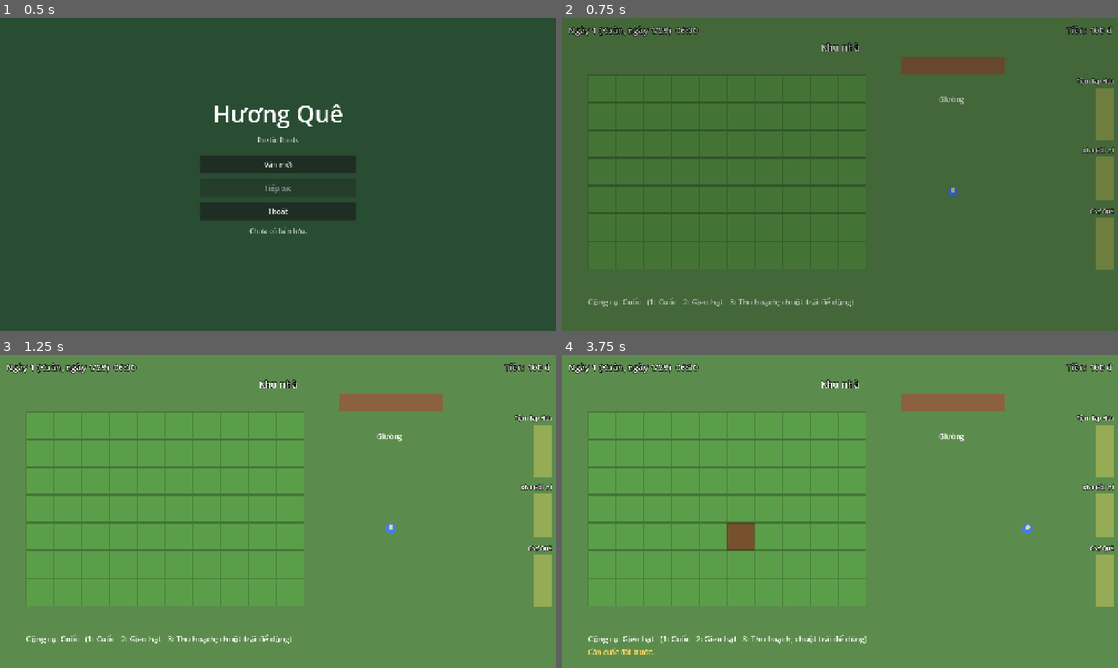
Above: before the commit, frames 1-4 (two rows, left to right).
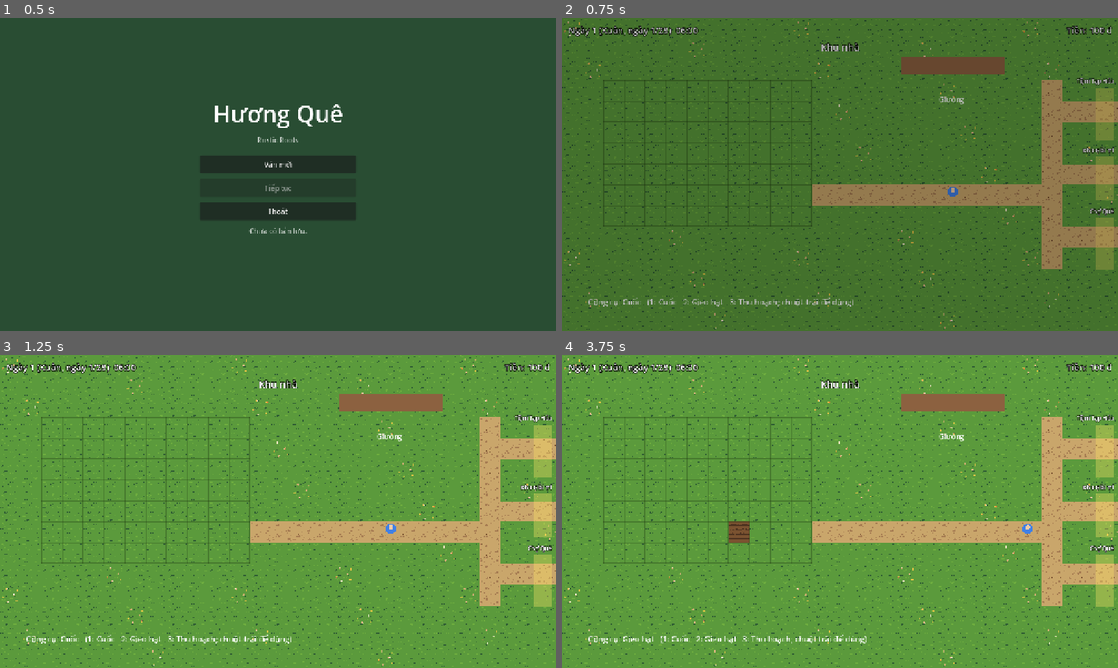
Above: after the commit, the same moments.

Repository: tmtgreen1008/Ngoi_Lang_Nho
Game: Godot game, scene res://main.tscn
Same seed, same stepped clock (60 frames per second), same inputs: the game is played once before the commit and once after it.
Inputs (mouse positions are in pixels of both pictures, inside the frame that each line leads up to):
- Up to frame 1 (0.5 s): no input
- Up to frame 2 (0.75 s): click "Ván mới" at 0.5 s
- Up to frame 3 (1.25 s): no input
- Up to frame 4 (3.75 s): tap Enter at 1.25, 2.75 s; move the mouse to (962, 495) at 1.27 s; hold D (move_right) 1.28-2 s; hold E (interact) 1.28-2 s; click (962, 495) at 1.42 s; tap Space at 1.52, 2, 3.5 s; drag from (728, 527) to (1106, 452) at 2.02 s; move the mouse to (895, 442) at 2.77 s; hold D (move_right) 2.78-3.5 s; tap 2 at 2.85 s; drag from (812, 574) to (1106, 580) at 3.52 s

Frame 1 is identical in both runs. In frame 2, 16% of the frame differs, in the area x 0-100%, y 0-100%; in frame 3, 16%; in frame 4, 16%.

Commit message:
feat: noi nen dat that (o 48px) vao bon map va manh vuon
TerrainTiles nap sheet 8 o, MapBase lat nen theo tung map (co/hoa/duong dat o nha,
san go, nen cho, san ca-ro), FarmView dung o that, luoi mo danh dau vung canh tac.
Them tools/slice_sheet.gd (cat, thu nho, quy ve bang mau, xoa nen hong tim),
test_terrain, anh chup, cap nhat tai lieu.

Co-Authored-By: Claude Sonnet 5.5 <noreply@anthropic.com>

Diff:
--- a/components/farming/farm_view.gd
+++ b/components/farming/farm_view.gd
@@ -1,23 +1,25 @@
 class_name FarmView
 extends Node2D
-## Vẽ FarmField bằng hai TileMapLayer: lớp đất (cỏ/đất cuốc) và lớp cây (3 giai đoạn).
+## Vẽ FarmField bằng hai TileMapLayer: lớp đất (cỏ/đất cuốc, lấy từ TerrainTiles) và lớp
+## cây (3 giai đoạn), cộng một lưới mờ đánh dấu vùng canh tác.
 ##
 ## Chỉ đọc dữ liệu từ FarmField và nghe plot_changed; không sửa trạng thái vườn.
-## Tileset hiện được tạo bằng code (ô màu tạm) để chạy được khi chưa có art;
-## khi có art, thay [method _build_tile_set] bằng TileSet .tres thật.
+## Ô đất dùng ảnh thật; ô cây vẫn là khối màu tạm (tạo bằng code) cho tới khi có ảnh
+## cây lúa (xem docs/ASSET_PROMPTS.md, mục 2).
 
-const TILE_SIZE: int = 32
-const TILE_GRASS := Vector2i(0, 0)
-const TILE_SOIL := Vector2i(1, 0)
-const TILE_SEEDLING := Vector2i(2, 0)
-const TILE_GROWING := Vector2i(3, 0)
-const TILE_RIPE := Vector2i(4, 0)
-const SOURCE_ID: int = 0
+const TILE_SIZE: int = TerrainTiles.TILE_SIZE
+## Nguồn 0 = nền đất thật; nguồn 1 = cây tạm.
+const TERRAIN_SOURCE: int = 0
+const CROP_SOURCE: int = 1
+const CROP_SEEDLING := Vector2i(0, 0)
+const CROP_GROWING := Vector2i(1, 0)
+const CROP_RIPE := Vector2i(2, 0)
 
 var field: FarmField
 
 var _ground: TileMapLayer
 var _crops: TileMapLayer
+var _grid: Node2D
 
 
 func _init() -> void:
@@ -28,6 +30,10 @@
 	_crops = TileMapLayer.new()
 	_crops.tile_set = tile_set
 	add_child(_crops)
+	# Lưới vẽ sau cùng để nằm trên đất và cây.
+	_grid = Node2D.new()
+	_grid.draw.connect(_draw_grid)
+	add_child(_grid)
 
 
 ## Gắn view với [param farm_field] và vẽ toàn bộ vườn.
@@ -37,6 +43,7 @@
 	for x: int in range(field.field_area.position.x, field.field_area.end.x):
 		for y: int in range(field.field_area.position.y, field.field_area.end.y):
 			_refresh_cell(Vector2i(x, y))
+	_grid.queue_redraw()
 
 
 ## Đổi toạ độ màn hình/thế giới sang ô lưới (tính cả vị trí và scale của view).
@@ -49,9 +56,10 @@
 		return
 	var plot: FarmPlot = field.get_plot(cell)
 	var tilled: bool = plot != null and plot.is_tilled
-	_ground.set_cell(cell, SOURCE_ID, TILE_SOIL if tilled else TILE_GRASS)
+	var tile: TerrainTiles.Tile = TerrainTiles.Tile.SOIL if tilled else TerrainTiles.Tile.GRASS
+	_ground.set_cell(cell, TERRAIN_SOURCE, TerrainTiles.atlas_coords(tile))
 	if plot != null and plot.is_planted():
-		_crops.set_cell(cell, SOURCE_ID, _stage_tile(plot))
+		_crops.set_cell(cell, CROP_SOURCE, _stage_tile(plot))
 	else:
 		_crops.erase_cell(cell)
 
@@ -59,38 +67,48 @@
 ## Chọn ô cây theo tiến độ: chín, đã nửa đường, hoặc mới nảy mầm.
 func _stage_tile(plot: FarmPlot) -> Vector2i:
 	if plot.is_ripe():
-		return TILE_RIPE
+		return CROP_RIPE
 	var ratio: float = plot.days_grown / float(plot.crop.grow_days)
-	return TILE_GROWING if ratio >= 0.5 else TILE_SEEDLING
+	return CROP_GROWING if ratio >= 0.5 else CROP_SEEDLING
+
+
+## Lưới mờ quanh từng ô canh tác, để thấy được ranh giới mảnh vườn trên nền cỏ.
+func _draw_grid() -> void:
+	if field == null:
+		return
+	var area: Rect2i = field.field_area
+	var line_color := Color(0.1, 0.18, 0.05, 0.3)
+	for x: int in range(area.position.x, area.end.x + 1):
+		_grid.draw_line(Vector2(x * TILE_SIZE, area.position.y * TILE_SIZE), Vector2(x * TILE_SIZE, area.end.y * TILE_SIZE), line_color)
+	for y: int in range(area.position.y, area.end.y + 1):
+		_grid.draw_line(Vector2(area.position.x * TILE_SIZE, y * TILE_SIZE), Vector2(area.end.x * TILE_SIZE, y * TILE_SIZE), line_color)
 
 
 static func _build_tile_set() -> TileSet:
-	var image: Image = Image.create(TILE_SIZE * 5, TILE_SIZE, false, Image.FORMAT_RGBA8)
-	_paint_ground(image, 0, Color(0.36, 0.62, 0.29))  # cỏ
-	_paint_ground(image, 1, Color(0.47, 0.32, 0.18))  # đất cuốc
-	_paint_crop(image, 2, Color(0.45, 0.78, 0.30), 6, 8)  # mầm
-	_paint_crop(image, 3, Color(0.35, 0.72, 0.25), 12, 16)  # đang lớn
-	_paint_crop(image, 4, Color(0.95, 0.80, 0.25), 18, 22)  # chín (vàng)
+	var tile_set := TileSet.new()
+	tile_set.tile_size = Vector2i(TILE_SIZE, TILE_SIZE)
+	tile_set.add_source(TerrainTiles.create_atlas_source(), TERRAIN_SOURCE)
+	tile_set.add_source(_build_crop_source(), CROP_SOURCE)
+	return tile_set
 
+
+## Ba ô cây tạm (mầm, đang lớn, chín) vẽ bằng khối màu trên nền trong suốt.
+static func _build_crop_source() -> TileSetAtlasSource:
+	var image: Image = Image.create(TILE_SIZE * 3, TILE_SIZE, false, Image.FORMAT_RGBA8)
+	_paint_crop(image, 0, Color(0.44, 0.68, 0.25), 8, 12)
+	_paint_crop(image, 1, Color(0.36, 0.6, 0.24), 18, 24)
+	_paint_crop(image, 2, Color(0.91, 0.77, 0.28), 26, 34)
 	var source := TileSetAtlasSource.new()
 	source.texture = ImageTexture.create_from_image(image)
 	source.texture_region_size = Vector2i(TILE_SIZE, TILE_SIZE)
-	for i: int in 5:
+	for i: int in 3:
 		source.create_tile(Vector2i(i, 0))
-	var tile_set := TileSet.new()
-	tile_set.tile_size = Vector2i(TILE_SIZE, TILE_SIZE)
-	tile_set.add_source(source, SOURCE_ID)
-	return tile_set
-
-
-static func _paint_ground(image: Image, index: int, color: Color) -> void:
-	var origin := Vector2i(index * TILE_SIZE, 0)
-	image.fill_rect(Rect2i(origin, Vector2i(TILE_SIZE, TILE_SIZE)), color.darkened(0.25))
-	image.fill_rect(Rect2i(origin + Vector2i(1, 1), Vector2i(TILE_SIZE - 2, TILE_SIZE - 2)), color)
+	return source
 
 
 ## Vẽ cây là thân thẳng đứng cao [param height] px, rộng [param width] px.
 static func _paint_crop(image: Image, index: int, color: Color, width: int, height: int) -> void:
 	var origin := Vector2i(index * TILE_SIZE, 0)
-	var stem := Vector2i(origin.x + (TILE_SIZE - width) / 2, origin.y + TILE_SIZE - 4 - height)
+	var stem := Vector2i(origin.x + (TILE_SIZE - width) / 2, origin.y + TILE_SIZE - 6 - height)
 	image.fill_rect(Rect2i(stem, Vector2i(width, height)), color)
+	image.fill_rect(Rect2i(stem, Vector2i(width, 2)), color.lightened(0.25))
--- /dev/null
+++ b/core/terrain_tiles.gd
@@ -0,0 +1,53 @@
+class_name TerrainTiles
+extends RefCounted
+## Sheet nền đất (assets/art/tiles/terrain_tiles.png): 8 ô 48x48, lưới 4 cột x 2 hàng.
+## Dùng chung cho nền các map (MapBase) và mảnh vườn (FarmView).
+##
+## Thứ tự ô trong ảnh trùng với [enum Tile]; đổi ảnh thì giữ nguyên thứ tự này
+## (xem docs/ASSET_PROMPTS.md, mục 1).
+
+## Cạnh ô vuông (pixel). Mọi bản đồ và vườn lát theo lưới này.
+const TILE_SIZE: int = 48
+const COLUMNS: int = 4
+const TEXTURE_PATH: String = "res://assets/art/tiles/terrain_tiles.png"
+
+enum Tile {
+	GRASS,
+	GRASS_FLOWERS,
+	PATH,
+	SOIL,
+	WOOD_FLOOR,
+	MARKET_GROUND,
+	CAFE_FLOOR,
+	WATER,
+}
+
+static var _texture: Texture2D
+
+
+## Ảnh sheet (nạp một lần).
+static func get_texture() -> Texture2D:
+	if _texture == null:
+		_texture = load(TEXTURE_PATH) as Texture2D
+	return _texture
+
+
+## Toạ độ (cột, hàng) của [param tile] trong sheet.
+static func atlas_coords(tile: Tile) -> Vector2i:
+	return Vector2i(tile % COLUMNS, tile / COLUMNS)
+
+
+## Vùng chữ nhật của [param tile] trong ảnh sheet (pixel).
+static func source_rect(tile: Tile) -> Rect2:
+	var coords: Vector2i = atlas_coords(tile)
+	return Rect2(coords.x * TILE_SIZE, coords.y * TILE_SIZE, TILE_SIZE, TILE_SIZE)
+
+
+## Nguồn atlas cho TileSet với đủ 8 ô.
+static func create_atlas_source() -> TileSetAtlasSource:
+	var source := TileSetAtlasSource.new()
+	source.texture = get_texture()
+	source.texture_region_size = Vector2i(TILE_SIZE, TILE_SIZE)
+	for tile: int in Tile.size():
+		source.create_tile(atlas_coords(tile as Tile))
+	return source
--- a/maps/entertainment/entertainment.tscn
+++ b/maps/entertainment/entertainment.tscn
@@ -6,3 +6,4 @@
 script = ExtResource("1_s")
 map_title = "Khu Giải trí"
 background_color = Color(0.2, 0.2, 0.32, 1)
+floor_tile = 6
--- a/maps/grocery_store/grocery_store.tscn
+++ b/maps/grocery_store/grocery_store.tscn
@@ -6,3 +6,4 @@
 script = ExtResource("1_s")
 map_title = "Tiệm Tạp Hóa"
 background_color = Color(0.62, 0.5, 0.36, 1)
+floor_tile = 4
--- a/maps/home/home.gd
+++ b/maps/home/home.gd
@@ -30,8 +30,8 @@
 	field.name = "FarmField"
 	add_child(field)
 	view = FarmView.new()
-	view.position = Vector2(60, 130)
-	view.scale = Vector2(2, 2)
+	# Căn theo lưới ô 48px (cột 2, hàng 3) để các ô vườn khớp với ô nền, không phóng to để pixel không méo.
+	view.position = Vector2(2, 3) * TerrainTiles.TILE_SIZE
 	add_child(view)
 	view.setup(field)
 
@@ -47,6 +47,23 @@
 	controller.tool_changed.connect(func(_t: FarmToolController.Tool) -> void: _update_status())
 	controller.feedback.connect(func(text: String) -> void: _feedback_label.text = text)
 	_update_status()
+
+
+## Nền khu nhà: cỏ rải hoa, cùng con đường đất nối chỗ xuất hiện với ba lối ra phía đông.
+func _tile_for_cell(cell: Vector2i) -> TerrainTiles.Tile:
+	if _is_path_cell(cell):
+		return TerrainTiles.Tile.PATH
+	# Hoa mọc rải rác, vị trí cố định theo ô (không ngẫu nhiên mỗi lần vẽ).
+	if (cell.x * 7 + cell.y * 13) % 11 == 0:
+		return TerrainTiles.Tile.GRASS_FLOWERS
+	return TerrainTiles.Tile.GRASS
+
+
+func _is_path_cell(cell: Vector2i) -> bool:
+	var on_trunk: bool = cell.x == 23 and cell.y >= 3 and cell.y <= 11  # dọc theo cột các lối ra
+	var on_branch: bool = cell.x >= 23 and cell.y in [4, 7, 10]  # ba nhánh ra mép phải
+	var on_main: bool = cell.y == 8 and cell.x >= 12 and cell.x <= 23  # từ vườn tới ngã ba
+	return on_trunk or on_branch or on_main
 
 
 func _unhandled_input(event: InputEvent) -> void:
--- a/maps/map_base.gd
+++ b/maps/map_base.gd
@@ -9,6 +9,8 @@
 
 @export var map_title: String = ""
 @export var background_color: Color = Color(0.36, 0.55, 0.3)
+## Loại nền lát khắp map (xem TerrainTiles.Tile).
+@export var floor_tile: TerrainTiles.Tile = TerrainTiles.Tile.GRASS
 
 
 func _ready() -> void:
@@ -32,7 +34,26 @@
 
 
 func _draw() -> void:
+	# Màu nền làm dự phòng, rồi lát từng ô nền đất lên trên (ô cuối hàng/cột bị cắt cho vừa màn hình).
 	draw_rect(Rect2(Vector2.ZERO, WORLD_SIZE), background_color)
+	var texture: Texture2D = TerrainTiles.get_texture()
+	if texture == null:
+		return
+	var size: int = TerrainTiles.TILE_SIZE
+	var world_rect := Rect2(Vector2.ZERO, WORLD_SIZE)
+	for cell_y: int in ceili(WORLD_SIZE.y / size):
+		for cell_x: int in ceili(WORLD_SIZE.x / size):
+			var cell := Vector2i(cell_x, cell_y)
+			var destination: Rect2 = Rect2(cell_x * size, cell_y * size, size, size).intersection(world_rect)
+			var source: Rect2 = TerrainTiles.source_rect(_tile_for_cell(cell))
+			source.size = destination.size
+			draw_texture_rect_region(texture, destination, source)
+
+
+## Loại ô nền tại [param cell] (toạ độ ô lưới). Mặc định cả map một loại nền [member floor_tile];
+## map cụ thể ghi đè để thêm đường đi, hoa cỏ...
+func _tile_for_cell(_cell: Vector2i) -> TerrainTiles.Tile:
+	return floor_tile
 
 
 ## Đặt một điểm xuất hiện của Player.
--- a/maps/morning_market/morning_market.tscn
+++ b/maps/morning_market/morning_market.tscn
@@ -6,3 +6,4 @@
 script = ExtResource("1_s")
 map_title = "Chợ Quê"
 background_color = Color(0.5, 0.58, 0.38, 1)
+floor_tile = 5
--- /dev/null
+++ b/tests/test_terrain.gd
@@ -0,0 +1,66 @@
+extends "res://tests/test_base.gd"
+## Nền đất thật: sheet ô 48x48, tileset của vườn, lát nền bốn map, đổi toạ độ chuột sang ô vườn.
+## Có chụp ảnh từng map để xem bằng mắt.
+
+
+func run() -> void:
+	var sm: Node = root.get_node("SceneManager")
+	var tm: Node = root.get_node("TimeManager")
+
+	# --- sheet và quy ước ô ---
+	var texture: Texture2D = load("res://assets/art/tiles/terrain_tiles.png")
+	check("sheet nền đất là 192x96 (lưới 4x2, ô 48)", texture != null and texture.get_size() == Vector2(192, 96))
+	var terrain: GDScript = load("res://core/terrain_tiles.gd")
+	check("cạnh ô là 48", terrain.TILE_SIZE == 48)
+	check("thứ tự ô: cỏ ở (0,0), nước ở (3,1)", terrain.atlas_coords(terrain.Tile.GRASS) == Vector2i(0, 0) and terrain.atlas_coords(terrain.Tile.WATER) == Vector2i(3, 1))
+	check("vùng nguồn của sàn gỗ", terrain.source_rect(terrain.Tile.WOOD_FLOOR) == Rect2(0, 48, 48, 48))
+	var source: TileSetAtlasSource = terrain.create_atlas_source()
+	check("atlas có đủ 8 ô", source.get_tiles_count() == 8)
+
+	# --- vào game, kiểm tra từng map ---
+	var main: Node = await start_game()
+	tm.pause()
+	var player: Node = main.player
+	var home: Node = sm.current_map
+	check("map nhà lát cỏ (floor_tile = GRASS)", home.floor_tile == terrain.Tile.GRASS)
+	check("nhà: ô xa đường là cỏ, có ô cỏ hoa", home._tile_for_cell(Vector2i(1, 0)) == terrain.Tile.GRASS and home._tile_for_cell(Vector2i(0, 0)) == terrain.Tile.GRASS_FLOWERS)
+	check("nhà: đường đất nối spawn (18,8) với lối ra phía đông", home._tile_for_cell(Vector2i(18, 8)) == terrain.Tile.PATH and home._tile_for_cell(Vector2i(25, 4)) == terrain.Tile.PATH and home._tile_for_cell(Vector2i(25, 10)) == terrain.Tile.PATH)
+	check("nhà: hoa ở vị trí cố định (gọi hai lần cho cùng kết quả)", home._tile_for_cell(Vector2i(3, 5)) == home._tile_for_cell(Vector2i(3, 5)))
+
+	# toạ độ chuột -> ô vườn: vườn đặt tại ô (2,3) = pixel (96,144), không phóng to
+	var view: Node = home.view
+	check("vườn không bị phóng to (scale 1)", view.scale == Vector2.ONE)
+	check("vườn căn theo lưới ô: (96,144)", view.position == Vector2(96, 144))
+	check("chuột ở góc ô vườn (0,0)", view.world_to_cell(Vector2(96 + 5, 144 + 5)) == Vector2i(0, 0))
+	check("chuột ở ô vườn (3,2)", view.world_to_cell(Vector2(96 + 48 * 3 + 5, 144 + 48 * 2 + 5)) == Vector2i(3, 2))
+	check("chuột ở ô vườn (9,6) (ô cuối)", view.world_to_cell(Vector2(96 + 48 * 9 + 47, 144 + 48 * 6 + 47)) == Vector2i(9, 6))
+
+	home.controller.set_tool(0)
+	home.controller.use_tool_at(Vector2i(2, 2))
+	home.controller.use_tool_at(Vector2i(3, 2))
+	home.controller.set_tool(1)
+	home.controller.use_tool_at(Vector2i(2, 2))
+	await wait(0.3)
+	var ground: TileMapLayer = view._ground
+	check("ô đã cuốc vẽ ô SOIL (3,0), ô chưa cuốc vẽ ô GRASS", ground.get_cell_atlas_coords(Vector2i(2, 2)) == terrain.atlas_coords(terrain.Tile.SOIL) and ground.get_cell_atlas_coords(Vector2i(5, 5)) == terrain.atlas_coords(terrain.Tile.GRASS))
+	check("ô đã gieo có lớp cây", view._crops.get_cell_source_id(Vector2i(2, 2)) == view.CROP_SOURCE and view._crops.get_cell_source_id(Vector2i(3, 2)) == -1)
+	await shot("terrain_home.png")
+
+	player.position = Vector2(1250, 220)
+	await wait(1.0)
+	check("Tạp hóa lát sàn gỗ", sm.current_map.floor_tile == terrain.Tile.WOOD_FLOOR)
+	await shot("terrain_grocery.png")
+
+	player.position = Vector2(30, 360)
+	await wait(1.0)
+	player.position = Vector2(1250, 520)
+	await wait(1.0)
+	check("Chợ lát nền đất chợ", sm.current_map.floor_tile == terrain.Tile.MARKET_GROUND)
+	await shot("terrain_market.png")
+
+	player.position = Vector2(30, 360)
+	await wait(1.0)
+	player.position = Vector2(1250, 370)
+	await wait(1.0)
+	check("Khu giải trí lát sàn ca-rô", sm.current_map.floor_tile == terrain.Tile.CAFE_FLOOR)
+	await shot("terrain_entertainment.png")
--- /dev/null
+++ b/tools/slice_sheet.gd
@@ -0,0 +1,103 @@
+extends SceneTree
+## Công cụ hậu kỳ sheet ảnh do AI tạo: cắt vùng, chia lưới, thu nhỏ, quy về bảng màu, xoá nền hồng tím.
+##
+## Chạy:
+##   godot --headless --path . -s tools/slice_sheet.gd -- in=<ảnh> out=<png> cols=4 rows=2 cell=32,32 \
+##       [crop=x,y,w,h] [palette=assets/art/palette.hex] [filter=lanczos|nearest] [key=magenta] [tol=60]
+##
+## Tham số:
+##   in, out   Ảnh vào (png/webp/jpg) và PNG ra.
+##   crop      Vùng cắt trước khi chia lưới (bỏ viền/giao diện); mặc định cả ảnh.
+##   cols,rows Số cột, số hàng của lưới (ô vuông hoặc chữ nhật đều nhau).
+##   cell      Kích thước MỖI Ô sau khi thu nhỏ, vd 32,32 (kích thước cuối trong game).
+##   filter    lanczos (mặc định, mượt) hoặc nearest (giữ pixel cứng nếu ảnh đã là pixel-art chuẩn).
+##   palette   File .hex (mỗi dòng một màu RRGGBB); mỗi pixel được đổi sang màu gần nhất.
+##   key       "magenta": pixel gần #FF00FF (dung sai tol) thành trong suốt.
+##
+## Đây là bước 5 trong docs/ASSET_PROMPTS.md.
+
+
+func _initialize() -> void:
+	var args: Dictionary = _parse_args()
+	var source: Image = Image.load_from_file(String(args.get("in", "")))
+	if source == null:
+		push_error("Khong doc duoc anh dau vao: %s" % args.get("in", ""))
+		quit(1)
+		return
+	source.convert(Image.FORMAT_RGBA8)
+
+	if args.has("crop"):
+		var c: PackedStringArray = String(args["crop"]).split(",")
+		source = source.get_region(Rect2i(int(c[0]), int(c[1]), int(c[2]), int(c[3])))
+
+	var cols: int = int(args.get("cols", 1))
+	var rows: int = int(args.get("rows", 1))
+	var cell_parts: PackedStringArray = String(args.get("cell", "32,32")).split(",")
+	var cell_size := Vector2i(int(cell_parts[0]), int(cell_parts[1]))
+	var palette: Array[Color] = _load_palette(String(args.get("palette", "")))
+	var use_nearest: bool = String(args.get("filter", "lanczos")) == "nearest"
+	var key_magenta: bool = String(args.get("key", "")) == "magenta"
+	var tolerance: float = float(args.get("tol", 60)) / 255.0
+
+	var source_cell := Vector2i(source.get_width() / cols, source.get_height() / rows)
+	var result: Image = Image.create(cols * cell_size.x, rows * cell_size.y, false, Image.FORMAT_RGBA8)
+	result.fill(Color(0, 0, 0, 0))
+	for row: int in rows:
+		for col: int in cols:
+			var cell: Image = source.get_region(Rect2i(col * source_cell.x, row * source_cell.y, source_cell.x, source_cell.y))
+			if cell.get_size() != cell_size:
+				cell.resize(cell_size.x, cell_size.y, Image.INTERPOLATE_NEAREST if use_nearest else Image.INTERPOLATE_LANCZOS)
+			_process_pixels(cell, palette, key_magenta, tolerance)
+			result.blit_rect(cell, Rect2i(Vector2i.ZERO, cell_size), Vector2i(col * cell_size.x, row * cell_size.y))
+
+	var out_path: String = String(args.get("out", "out.png"))
+	DirAccess.make_dir_recursive_absolute(out_path.get_base_dir())
+	var error: int = result.save_png(out_path)
+	print("SLICE ", "OK" if error == OK else "ERROR %d" % error, " -> ", out_path, " ", result.get_size(), " (", cols, "x", rows, " o, moi o ", cell_size, ")")
+	quit(0 if error == OK else 1)
+
+
+func _process_pixels(image: Image, palette: Array[Color], key_magenta: bool, tolerance: float) -> void:
+	var magenta := Color(1.0, 0.0, 1.0)
+	for y: int in image.get_height():
+		for x: int in image.get_width():
+			var pixel: Color = image.get_pixel(x, y)
+			if key_magenta and _color_distance(pixel, magenta) <= tolerance:
+				image.set_pixel(x, y, Color(0, 0, 0, 0))
+			elif not palette.is_empty():
+				image.set_pixel(x, y, _nearest(pixel, palette))
+
+
+func _nearest(pixel: Color, palette: Array[Color]) -> Color:
+	var best: Color = palette[0]
+	var best_distance: float = INF
+	for candidate: Color in palette:
+		var distance: float = _color_distance(pixel, candidate)
+		if distance < best_distance:
+			best_distance = distance
+			best = candidate
+	return best
+
+
+func _color_distance(a: Color, b: Color) -> float:
+	return sqrt(pow(a.r - b.r, 2) + pow(a.g - b.g, 2) + pow(a.b - b.b, 2))
+
+
+func _load_palette(path: String) -> Array[Color]:
+	var colors: Array[Color] = []
+	if path.is_empty():
+		return colors
+	for line: String in FileAccess.get_file_as_string(path).split("\n"):
+		var hex: String = line.strip_edges()
+		if hex.length() == 6:
+			colors.append(Color.html("#" + hex))
+	return colors
+
+
+func _parse_args() -> Dictionary:
+	var parsed: Dictionary = {}
+	for arg: String in OS.get_cmdline_user_args():
+		var parts: PackedStringArray = arg.split("=", true, 1)
+		if parts.size() == 2:
+			parsed[parts[0]] = parts[1]
+	return parsed
Binary file added: assets/art/source/terrain_tiles_source.png
Not shown, added: assets/art/source/terrain_tiles_source.png.import
Binary file added: assets/art/tiles/terrain_tiles.png
Not shown, added: assets/art/tiles/terrain_tiles.png.import
Not shown, added: core/terrain_tiles.gd.uid
Binary file added: docs/screenshots/terrain_entertainment.png
Not shown, added: docs/screenshots/terrain_entertainment.png.import
Binary file added: docs/screenshots/terrain_grocery.png
Not shown, added: docs/screenshots/terrain_grocery.png.import
Binary file added: docs/screenshots/terrain_home.png
Not shown, added: docs/screenshots/terrain_home.png.import
Binary file added: docs/screenshots/terrain_market.png
(and 6 more such lines)
